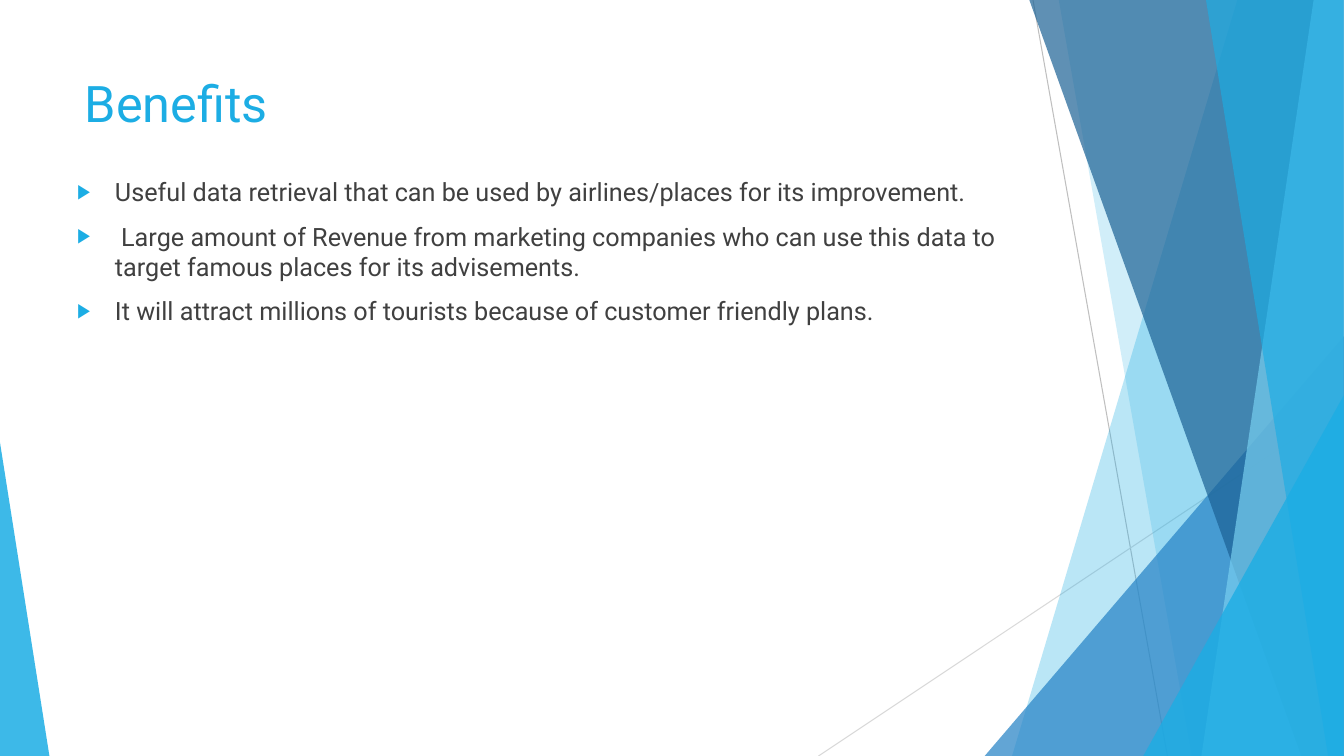
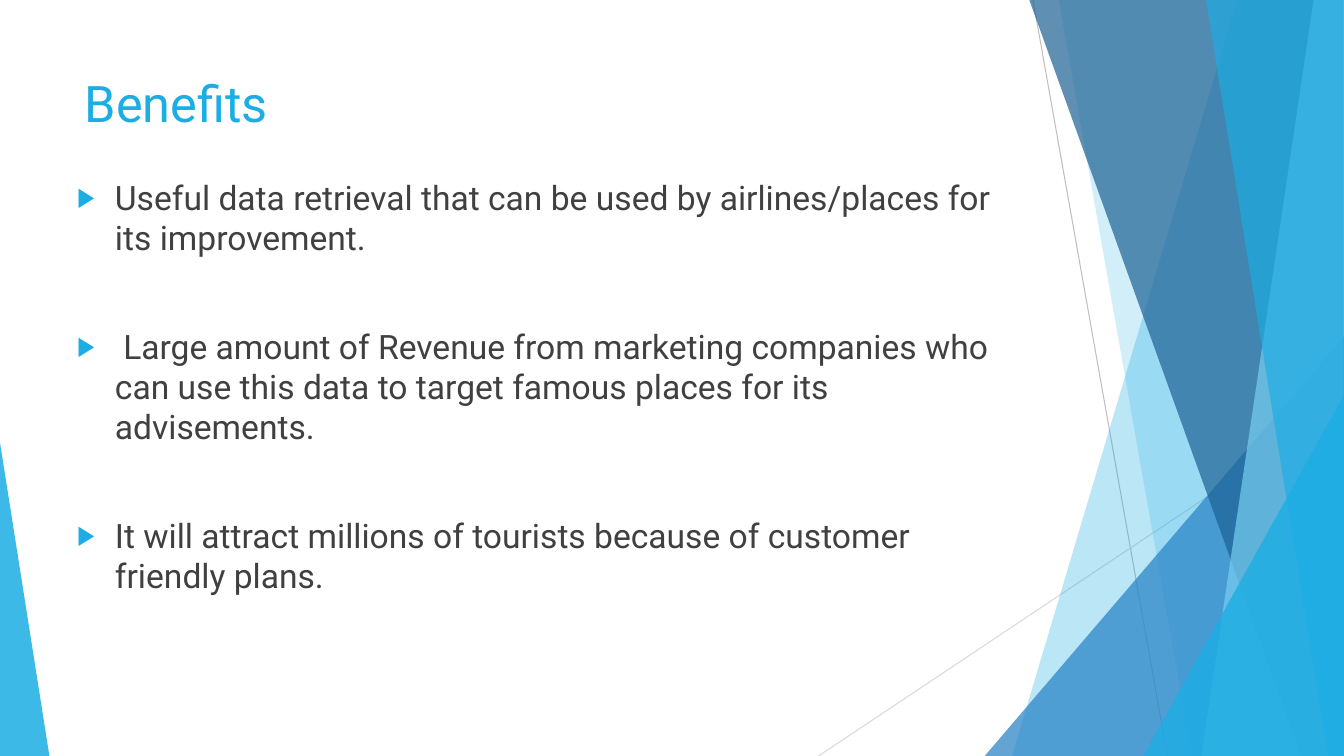
Before and after one commit to richa2810/tourism, a slide deck: slide 4 of Destination Analyzer –.pptx. Drawn at 1344x756 pixels with LibreOffice and Linux fonts; fonts in the diff are those of the drawing. Boxes give left, top, right and bottom in pixels: in the first picture for what was removed or moved away, otherwise in the second. Text is boxed around its words. In the diff, an @@ line names an element or a change of style, - is before the commit and + after.

```diff
--- a/Destination Analyzer –.pptx
+++ b/Destination Analyzer –.pptx
@@ text "Useful data retrieval that can ..." at [115,184,990,595]: size 18 to 24 pt @@
```
Also in this commit, not shown: 1 other slide changed.
